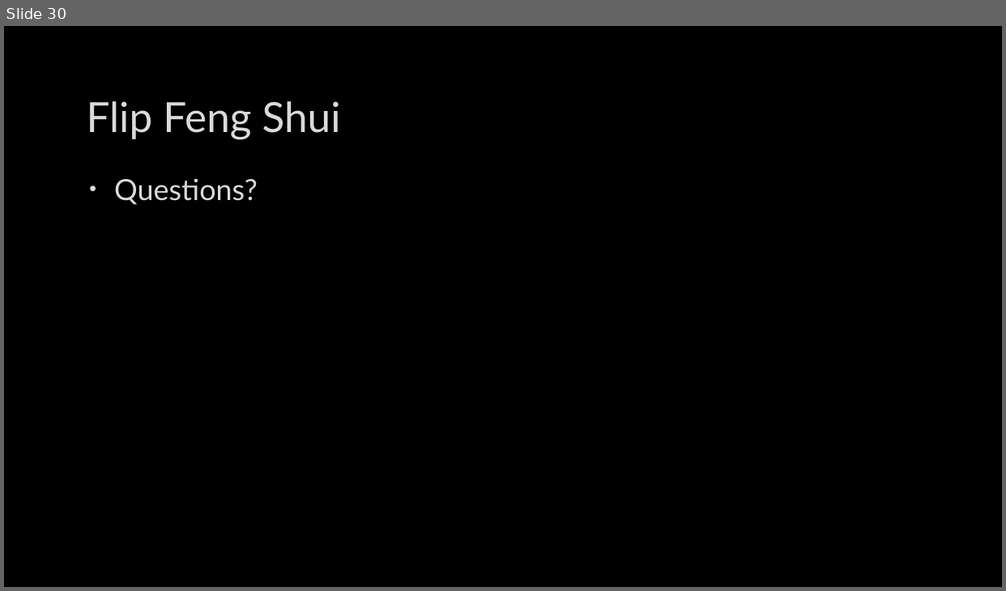
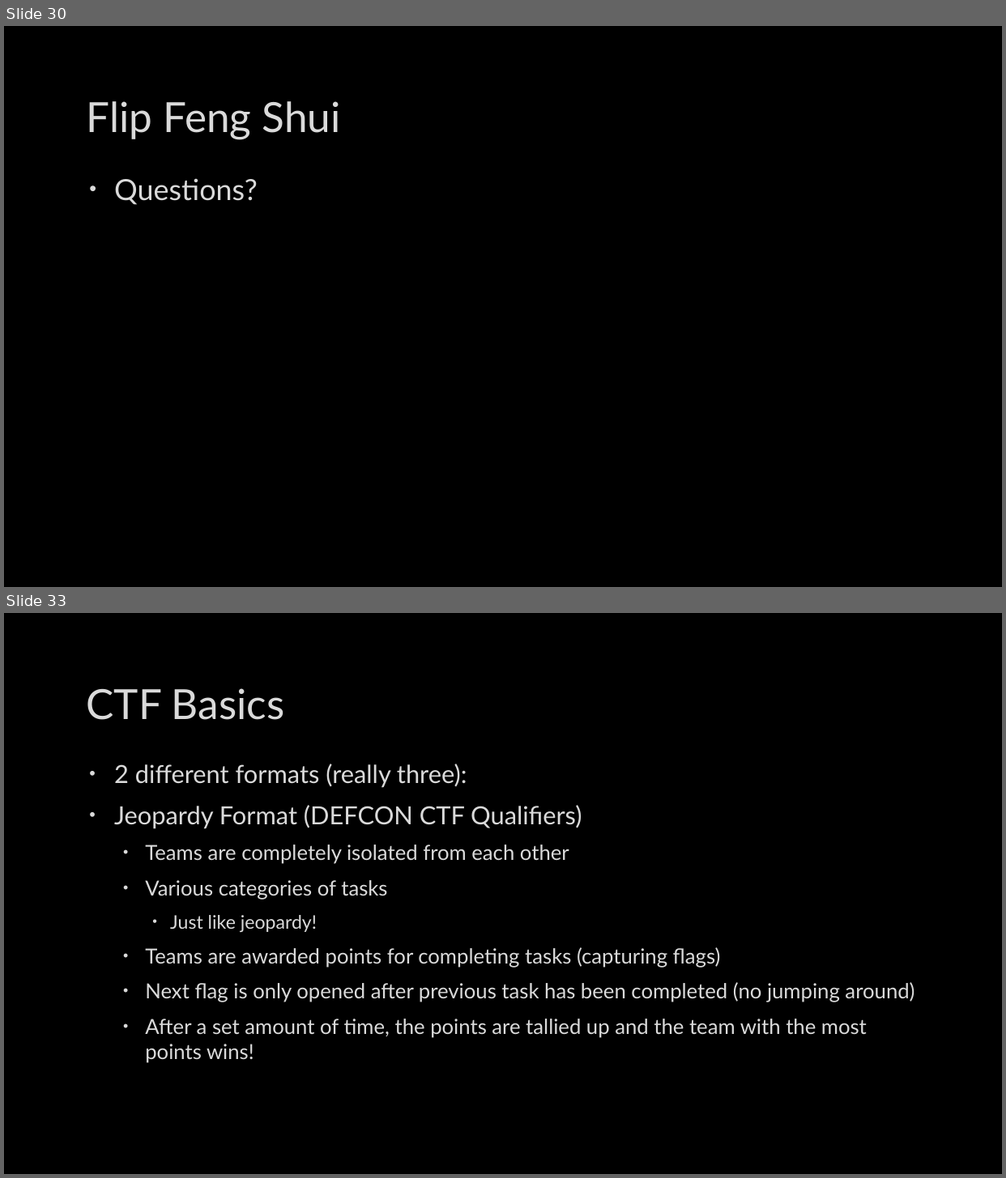
Before and after one commit to mbaccia514/SIG-Security, a slide deck: meetings/2016-10-04/2016-10-04.pptx. Shown one above the other, each under a label of ours: slide 30 before the commit, slides 30 and 33 after it; the slides between them are not shown. The pictures are 1006x591 and 1006x1178 pixels, drawn with LibreOffice and Linux fonts; fonts in the diff are those of the drawing; background and template pictures are left out. Boxes give left, top, right and bottom in pixels: in the first picture for what was removed or moved away, otherwise in the second. Text is boxed around its words. In the diff, an @@ line names an element or a change of style, - is before the commit and + after.

```diff
--- a/meetings/2016-10-04/2016-10-04.pptx
+++ b/meetings/2016-10-04/2016-10-04.pptx
@@ slide 33 added at (x1=4, y1=613, x2=1002, y2=1174), background picture (left out) @@
@@ title added at (x1=87, y1=688, x2=284, y2=720), 40 pt, text #DADADA @@
+CTF Basics
@@ text added at (x1=114, y1=764, x2=914, y2=1063), 20 pt, text #DADADA @@
+• 2 different formats (really three):
+• Jeopardy Format (DEFCON CTF Qualifiers)
+  • Teams are completely isolated from each other
+  • Various categories of tasks
+    • Just like jeopardy!
+  • Teams are awarded points for completing tasks (capturing flags)
+  • Next flag is only opened after previous task has been completed (no jumping around)
+  • After a set amount of time, the points are tallied up and the team with the most points wins!
```
Also in this commit, not shown: 1 slide changed, 9 other slides added.
